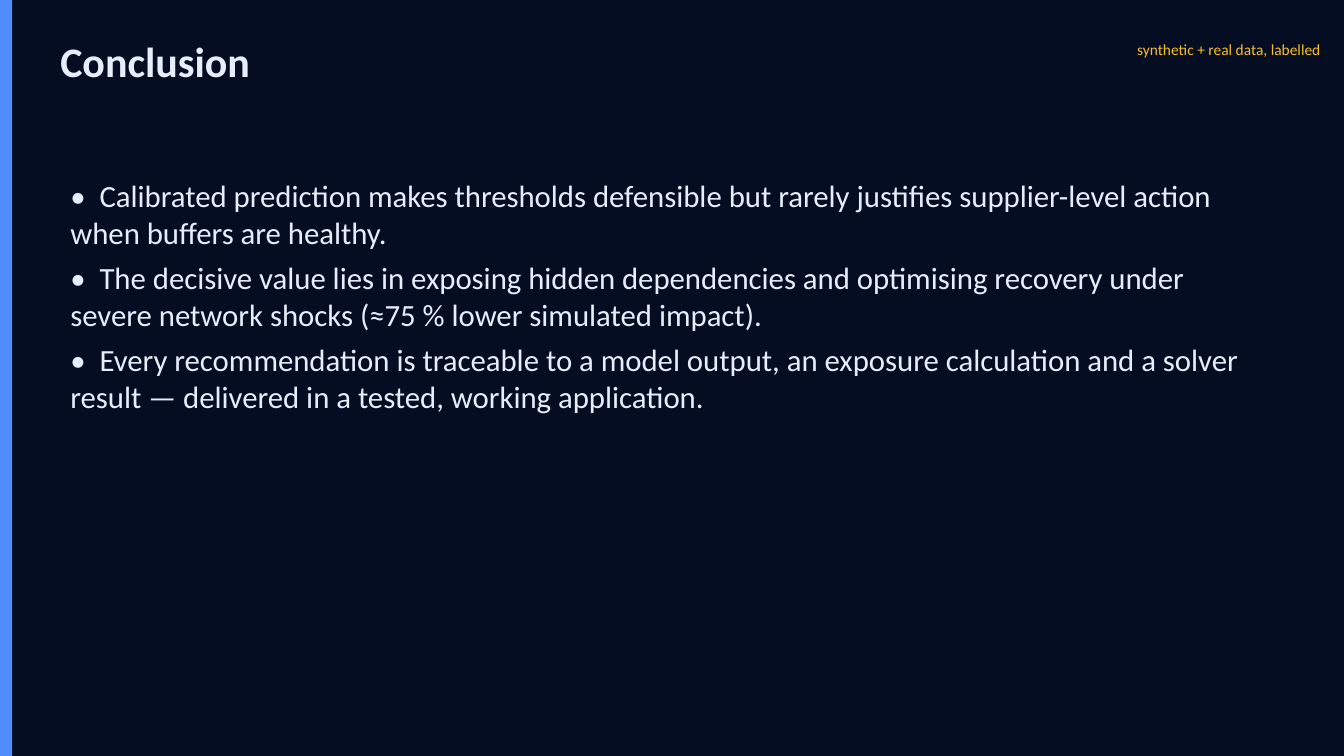
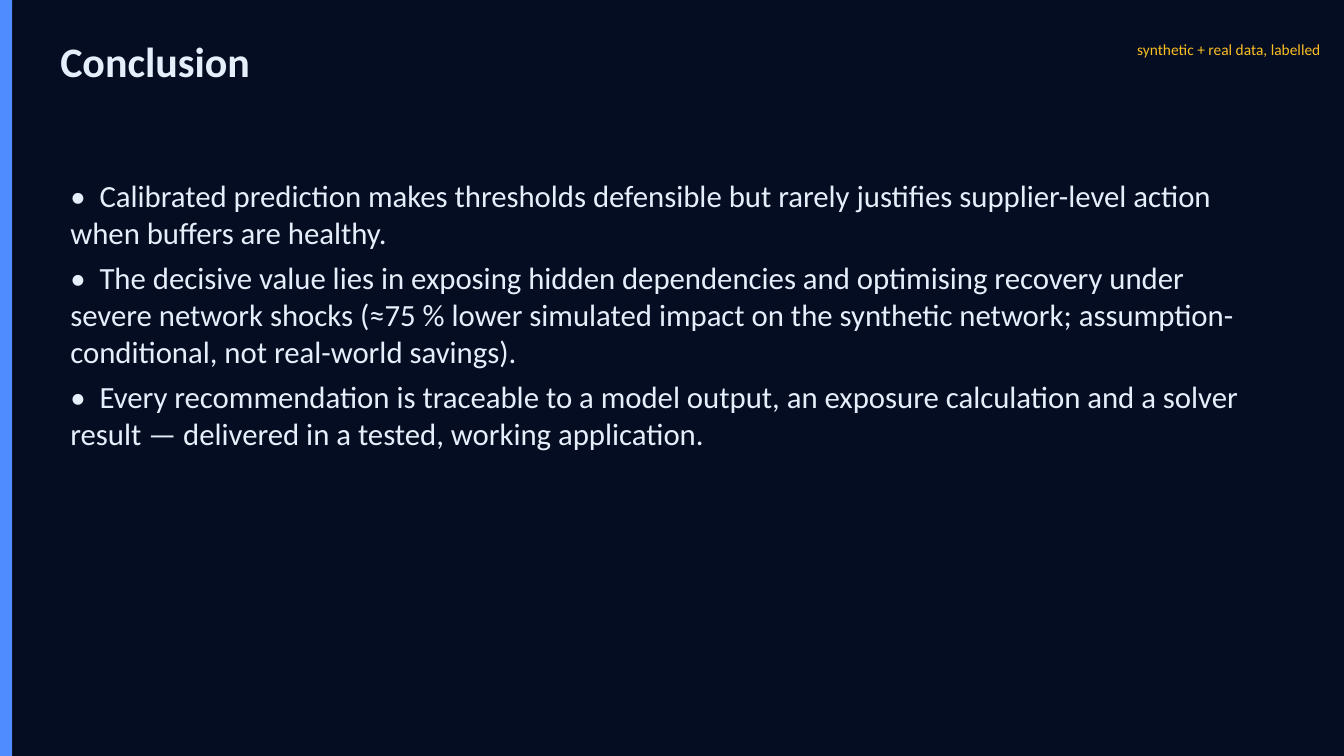
Before and after one commit to SamarthKamat/AIML-PROJECT, a slide deck: slide 22 of presentation/Supply_Chain_Black_Box.pptx. Drawn at 1344x756 pixels with LibreOffice and Linux fonts; fonts in the diff are those of the drawing. Boxes give left, top, right and bottom in pixels: in the first picture for what was removed or moved away, otherwise in the second. Text is boxed around its words. In the diff, an @@ line names an element or a change of style, - is before the commit and + after.

```diff
--- a/presentation/Supply_Chain_Black_Box.pptx
+++ b/presentation/Supply_Chain_Black_Box.pptx
@@ text at (x1=70, y1=267, x2=1233, y2=369): text changed @@
-• The decisive value lies in exposing hidden dependencies and optimising recovery under severe network shocks (≈75 % lower simulated impact).
+• The decisive value lies in exposing hidden dependencies and optimising recovery under severe network shocks (≈75 % lower simulated impact on the synthetic network; assumption-conditional, not real-world savings).
```
Also in this commit, not shown: 1 other slide changed, 36 other files.
